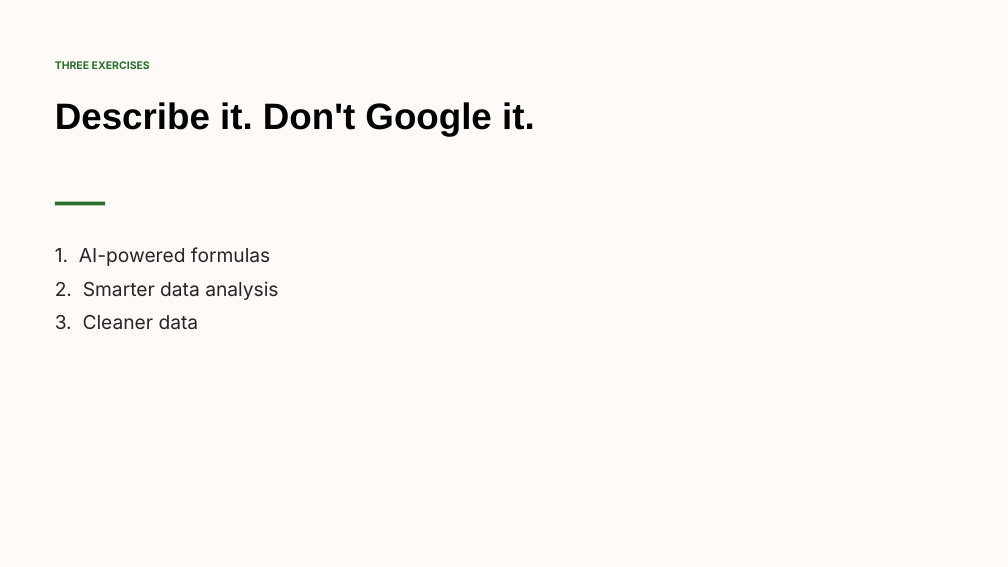
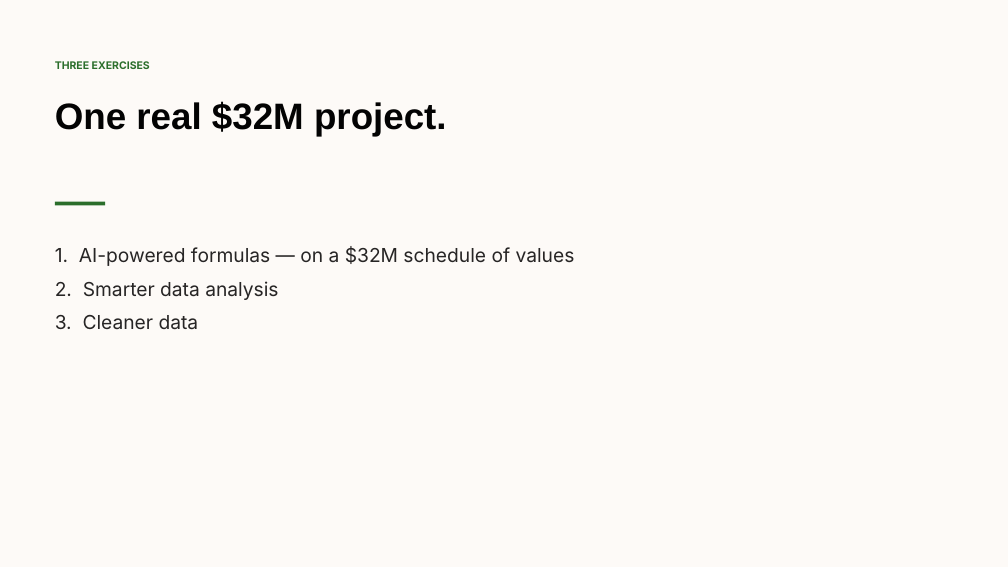
Before and after one commit to psun-jaycashman/cashman-ai-training, a slide deck: slide 2 of docs/video-scripts/slides/pptx/module-4/module-4-intro.pptx. Drawn at 1008x567 pixels with LibreOffice and Linux fonts; fonts in the diff are those of the drawing. Boxes give left, top, right and bottom in pixels: in the first picture for what was removed or moved away, otherwise in the second. Text is boxed around its words. In the diff, an @@ line names an element or a change of style, - is before the commit and + after.

```diff
--- a/docs/video-scripts/slides/pptx/module-4/module-4-intro.pptx
+++ b/docs/video-scripts/slides/pptx/module-4/module-4-intro.pptx
@@ text at (55, 101, 447, 136): text changed @@
-Describe it. Don't Google it.
+One real $32M project.
@@ text at (55, 246, 575, 266): text changed @@
-1. AI-powered formulas
+1. AI-powered formulas — on a $32M schedule of values
```
Also in this commit, not shown: 42 other files.
